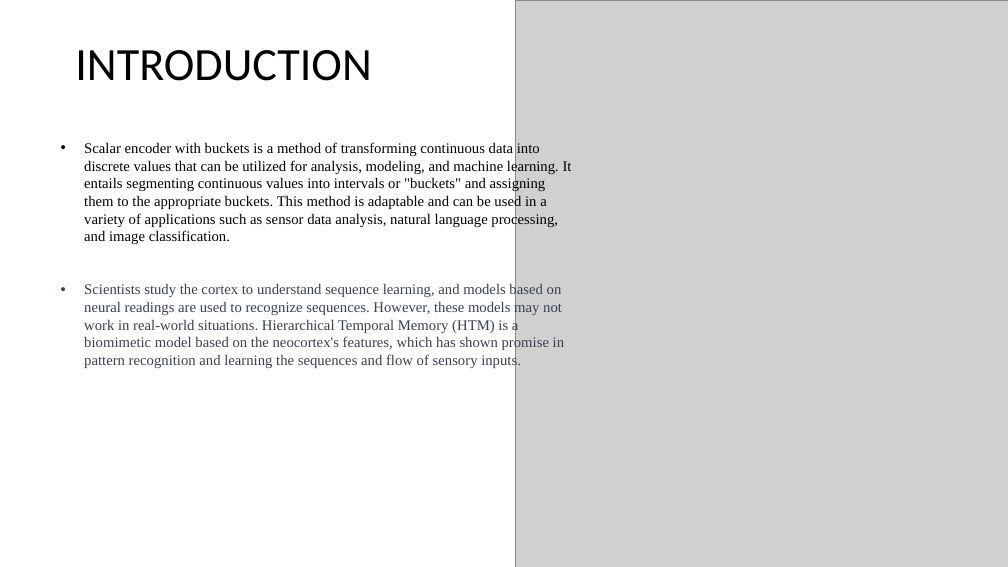
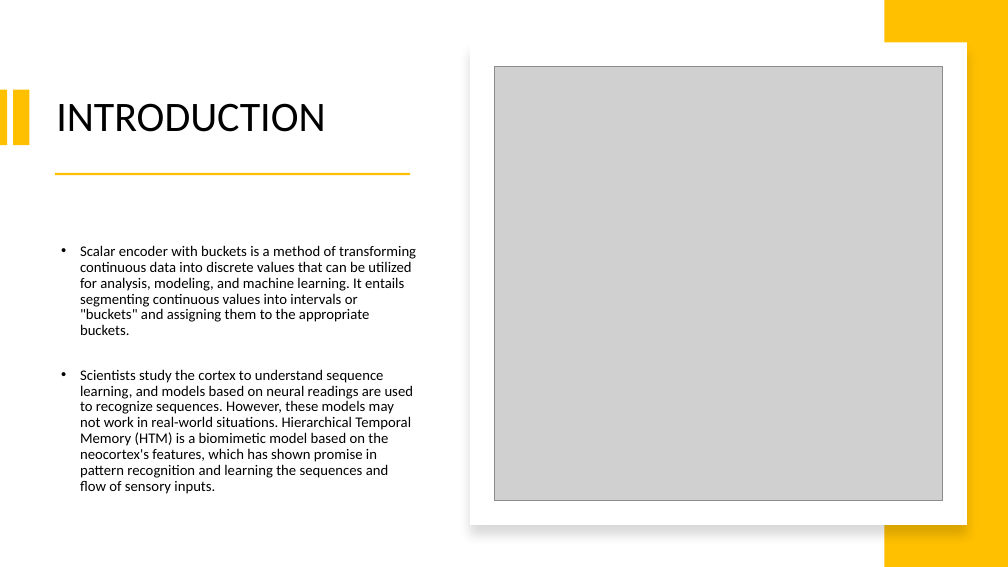
Before and after one commit to sahithkumar1999/neocortexapi, a slide deck: slide 4 of source/NeoCortexApi/Documents/Group Presentation[ScalarEncoder with Buckets].pptx. Drawn at 1008x567 pixels with LibreOffice and Linux fonts; fonts in the diff are those of the drawing; grey boxes stand for pictures. Boxes give left, top, right and bottom in pixels: in the first picture for what was removed or moved away, otherwise in the second. Text is boxed around its words. In the diff, an @@ line names an element or a change of style, - is before the commit and + after.

Commit message:
PPT Update

```diff
--- a/source/NeoCortexApi/Documents/Group Presentation[ScalarEncoder with Buckets].pptx
+++ b/source/NeoCortexApi/Documents/Group Presentation[ScalarEncoder with Buckets].pptx
@@ rectangle added at [885, 0, 1008, 567], fill #FFC000 @@
@@ rectangle added at [470, 42, 967, 525], fill #FFFFFF @@
@@ rectangle added at [0, 89, 8, 145], fill #FFC000 @@
@@ rectangle added at [13, 89, 29, 145], fill #FFC000 @@
@@ title "INTRODUCTION": place and size @@
-title "INTRODUCTION" at [75, 50, 371, 81]
+title "INTRODUCTION" at [56, 103, 325, 132]
@@ title "INTRODUCTION" at [56, 103, 325, 132]: size 44 to 40 pt; vertical alignment bottom to middle @@
@@ picture: place and size @@
-picture at [515, 0, 1008, 567]
+picture at [495, 66, 943, 501]
@@ rectangle added at [55, 173, 411, 175], fill #FFC000 @@
@@ text "Scalar encoder with buckets is ...": place and size @@
-text "Scalar encoder with buckets is ..." at [84, 142, 572, 368]
+text "Scalar encoder with buckets is ..." at [80, 245, 416, 494]
@@ text "Scalar encoder with buckets is ..." at [80, 245, 416, 494]: vertical alignment top to middle @@
@@ text at [80, 245, 416, 335]: text changed; font Times New Roman to Calibri @@
-• Scalar encoder with buckets is a method of transforming continuous data into discrete values that can be utilized for analysis, modeling, and machine learning. It entails segmenting continuous values into intervals or "buckets" and assigning them to the appropriate buckets. This method is adaptable and can be used in a variety of applications such as sensor data analysis, natural language processing, and image classification.
+• Scalar encoder with buckets is a method of transforming continuous data into discrete values that can be utilized for analysis, modeling, and machine learning. It entails segmenting continuous values into intervals or "buckets" and assigning them to the appropriate buckets.
@@ text at [80, 369, 414, 494]: font Times New Roman to Calibri, text colour #374151 to #000000 in "Scientists study the cortex to understand sequence ..."; indent changed; line spacing 1 to 0.9; more space between paragraphs @@
```
Also in this commit, not shown: 7 other slides changed, 5 slides added, 1 slide removed.
